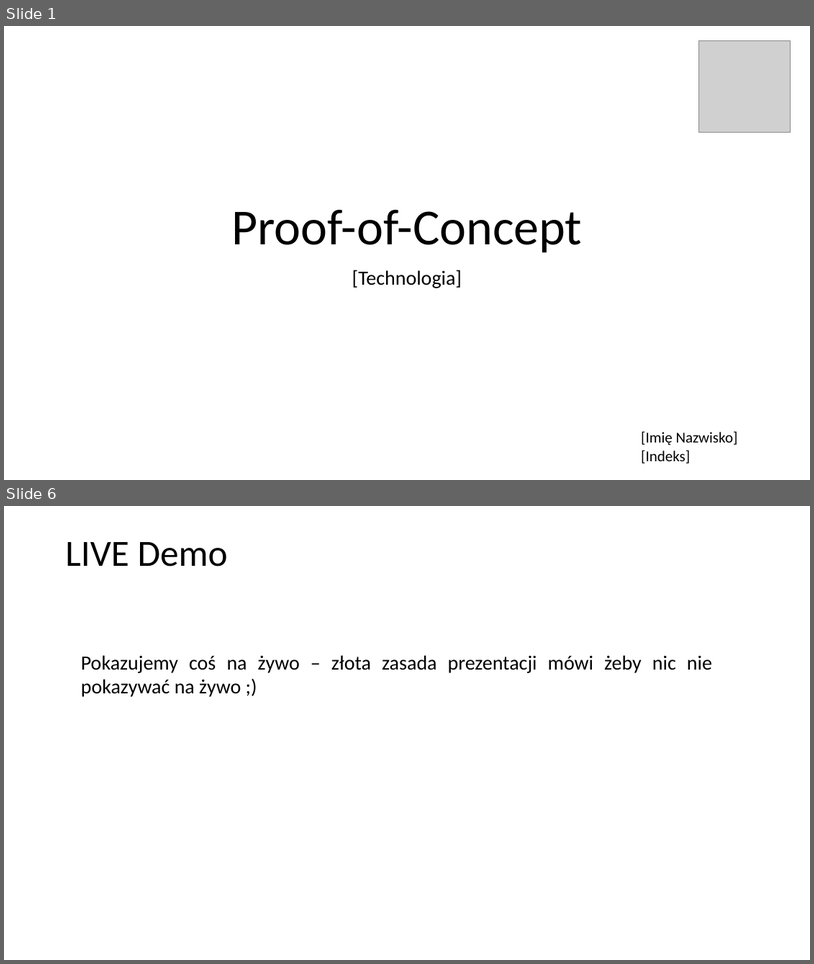
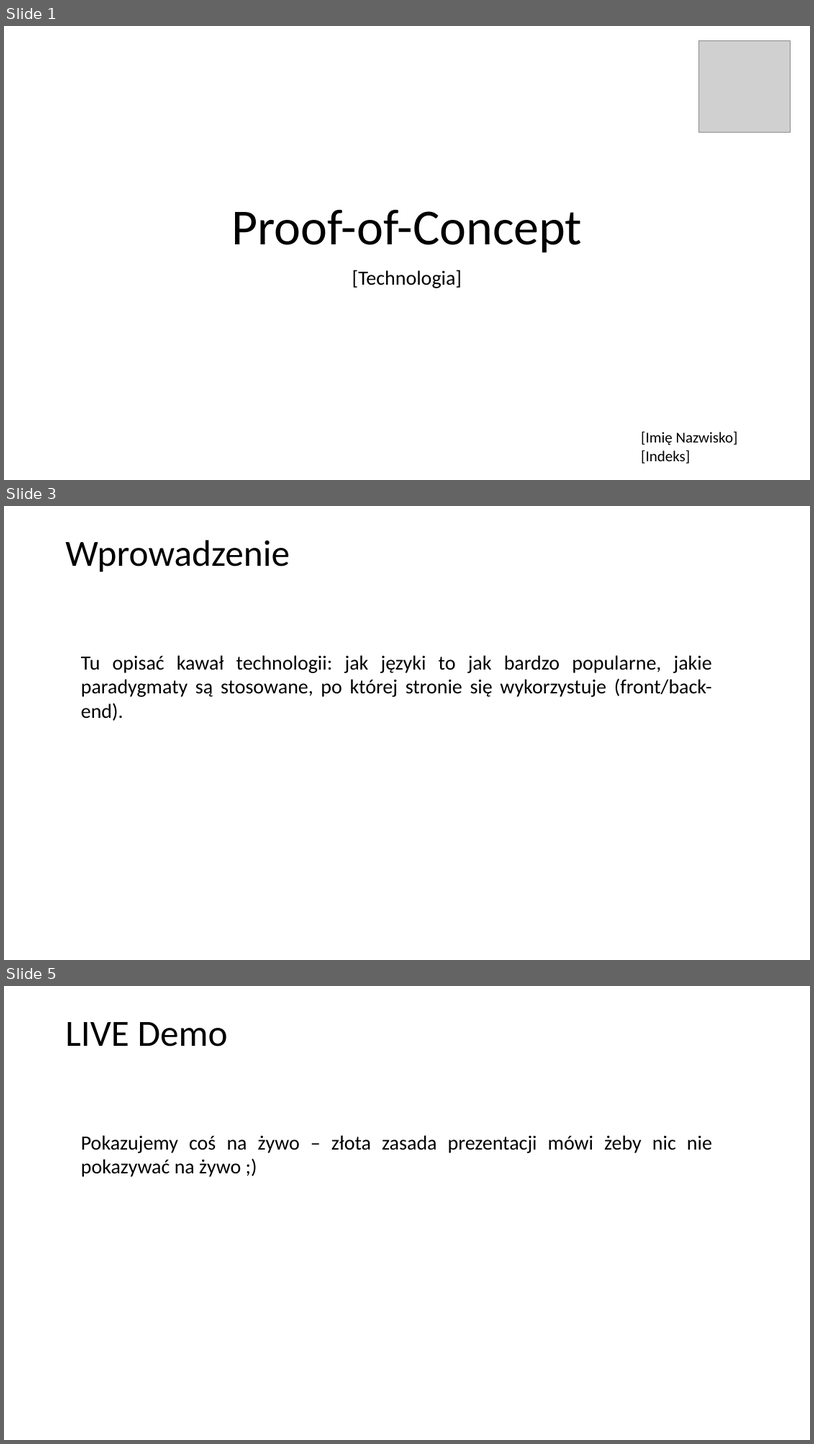
Before and after one commit to mpenarprz/InzynieriaOprogramowaniaI4, a slide deck: Projekt/1. Zadanie projektowe - szablon prezentacji.pptx. Shown one above the other, each under a label of ours: slides 1 and 6 before the commit, slides 1, 3 and 5 after it; the slides between them are not shown. The pictures are 814x964 and 814x1444 pixels, drawn with LibreOffice and Linux fonts; fonts in the diff are those of the drawing; grey boxes stand for pictures. Boxes give left, top, right and bottom in pixels: in the first picture for what was removed or moved away, otherwise in the second. Text is boxed around its words. In the diff, an @@ line names an element or a change of style, - is before the commit and + after.

```diff
--- a/Projekt/1. Zadanie projektowe - szablon prezentacji.pptx
+++ b/Projekt/1. Zadanie projektowe - szablon prezentacji.pptx
@@ slide 3 added at (x1=4, y1=506, x2=810, y2=960), background #FFFFFF @@
@@ title added at (x1=65, y1=540, x2=290, y2=572), 44 pt, text #000000 @@
+Wprowadzenie
@@ text added at (x1=81, y1=655, x2=712, y2=721), 24 pt, text #000000 @@
+Tu opisać kawał technologii: jak języki to jak bardzo popularne, jakie paradygmaty są stosowane, po której stronie się wykorzystuje (front/back-end).
@@ what was slide 6 is now slide 5 @@
```
Also in this commit, not shown: 1 slide changed, 3 other slides added, 6 slides removed, 7 other files.
